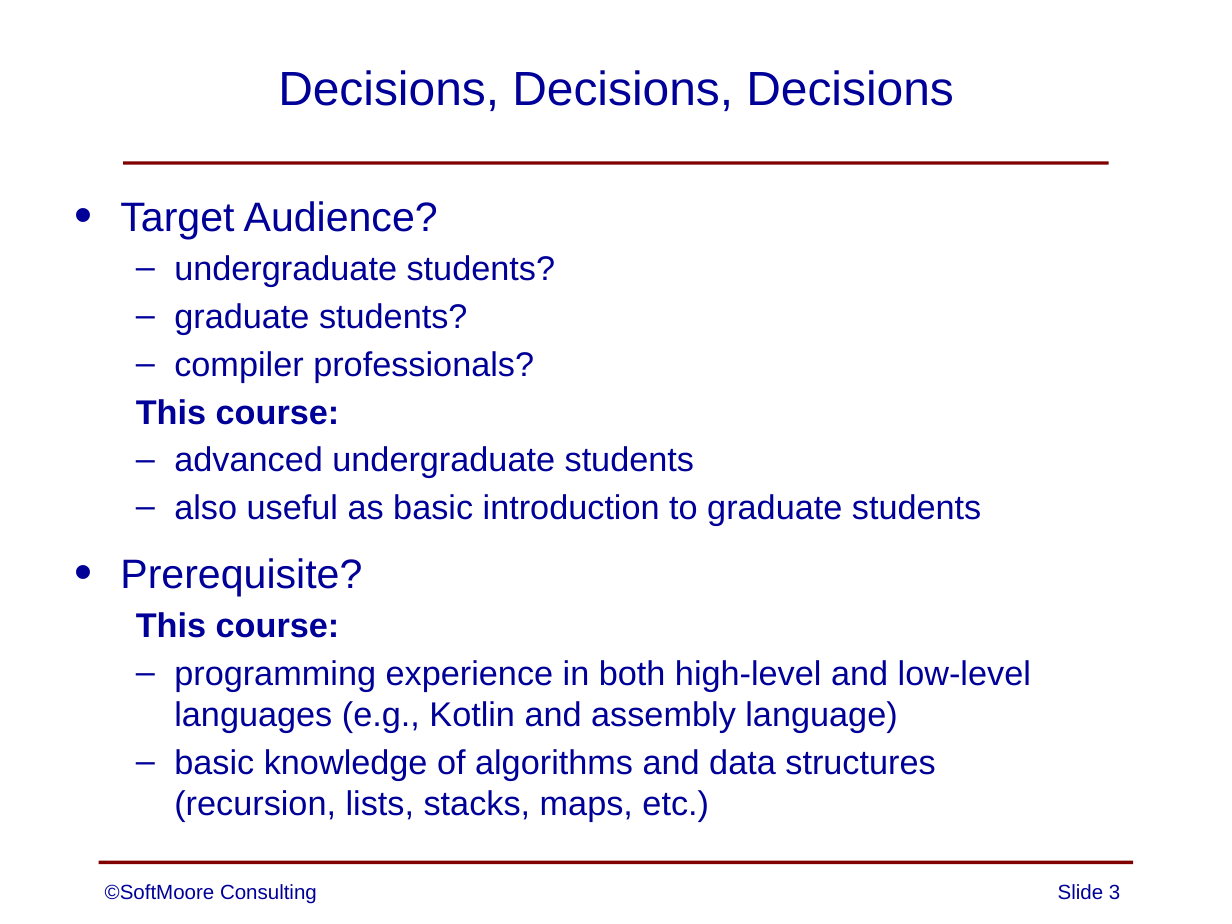
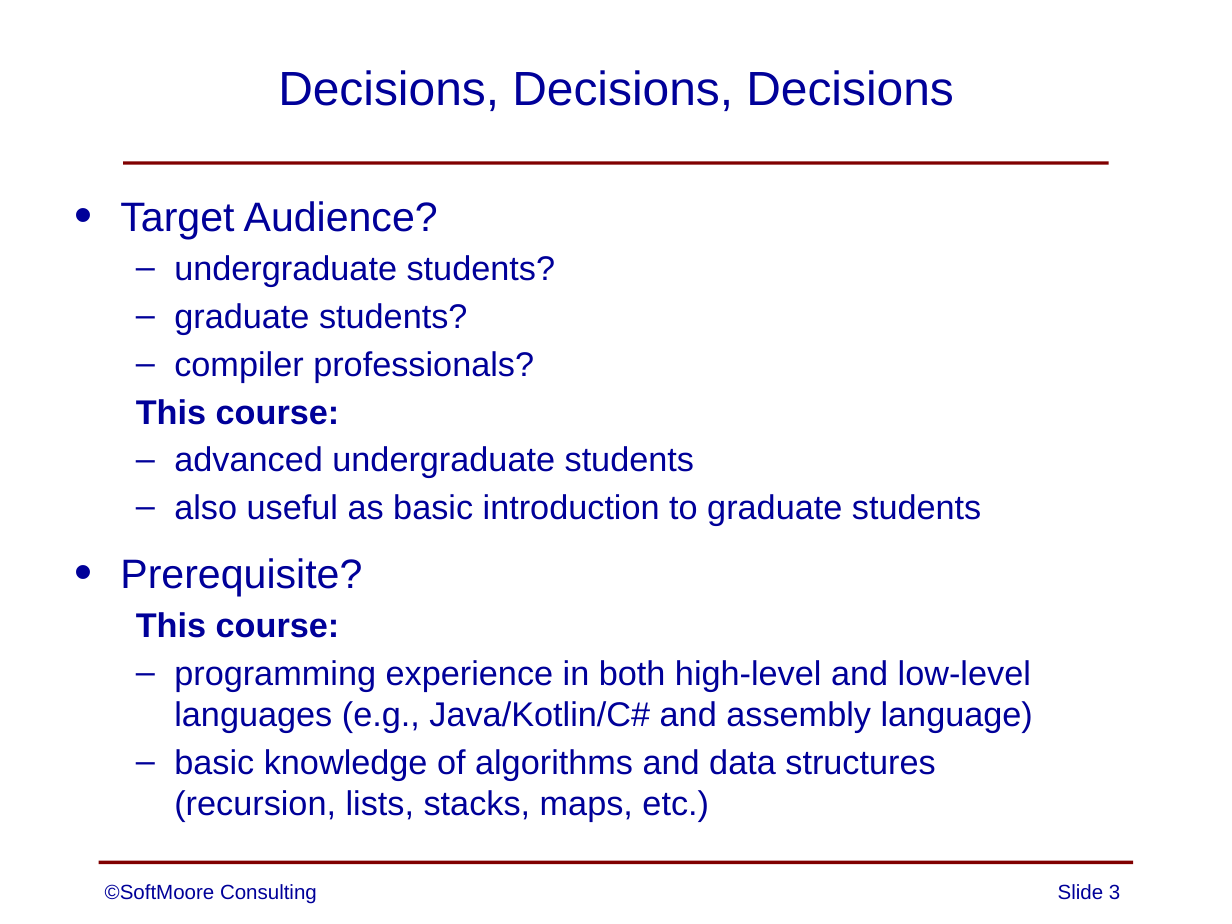
Before and after one commit to SoftMoore/CPRL-Kt, a slide deck: slide 3 of PowerPoint/00 - Teaching Compiler Design.pptx. Drawn at 1232x924 pixels with LibreOffice and Linux fonts; fonts in the diff are those of the drawing. Boxes give left, top, right and bottom in pixels: in the first picture for what was removed or moved away, otherwise in the second. Text is boxed around its words. In the diff, an @@ line names an element or a change of style, - is before the commit and + after.

```diff
--- a/PowerPoint/00 - Teaching Compiler Design.pptx
+++ b/PowerPoint/00 - Teaching Compiler Design.pptx
@@ text at (x1=174, y1=660, x2=1033, y2=733): text changed @@
-  – programming experience in both high-level and low-level languages (e.g., Kotlin and assembly language)
+  – programming experience in both high-level and low-level languages (e.g., Java/Kotlin/C# and assembly language)
```
Also in this commit, not shown: 9 other slides changed, 1 slide removed, 3 other files.
